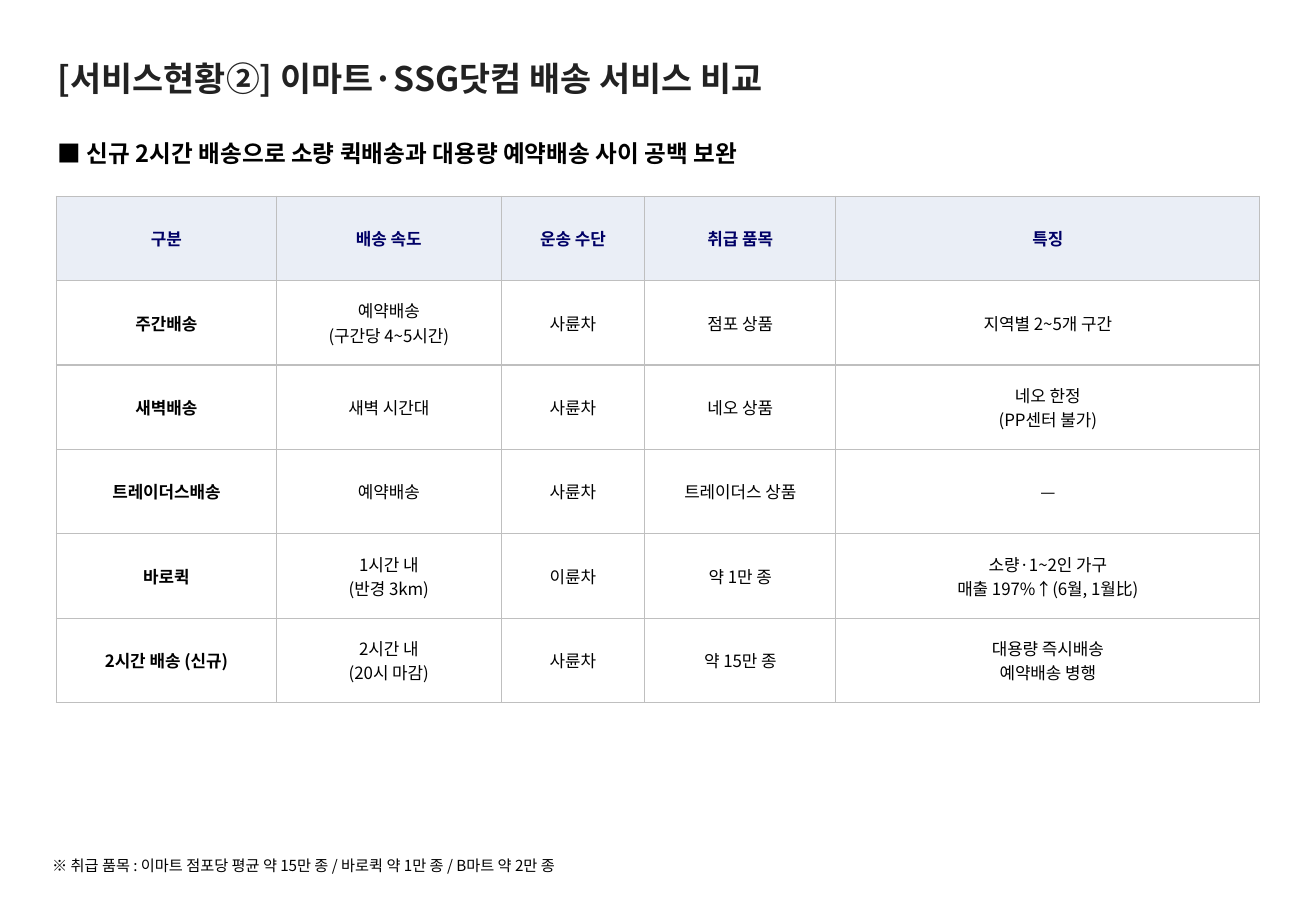
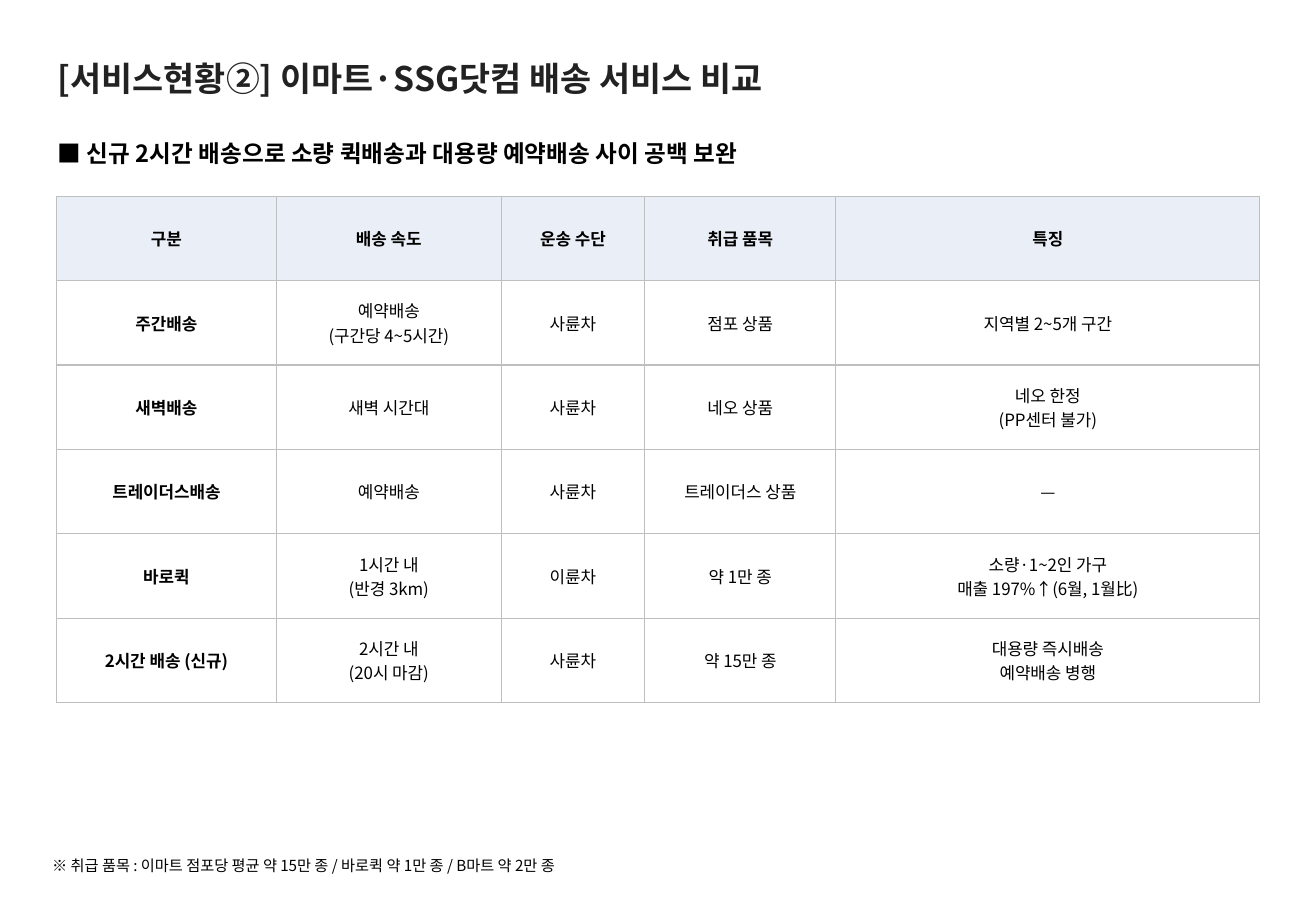
Before and after one commit to avoseed/web1, a slide deck: slide 4 of reports/ssg-delivery-report.pptx. Drawn at 1316x911 pixels with LibreOffice and Linux fonts; fonts in the diff are those of the drawing. Boxes give left, top, right and bottom in pixels: in the first picture for what was removed or moved away, otherwise in the second. Text is boxed around its words. In the diff, an @@ line names an element or a change of style, - is before the commit and + after.

```diff
--- a/reports/ssg-delivery-report.pptx
+++ b/reports/ssg-delivery-report.pptx
@@ table at (x1=56, y1=196, x2=1259, y2=702) @@
@@ text colour #000066 to #000000 in "구분", "배송 속도", "운송 수단", "취급 품목" and 1 more places @@
```
Also in this commit, not shown: 3 other slides changed, 3 other files.
